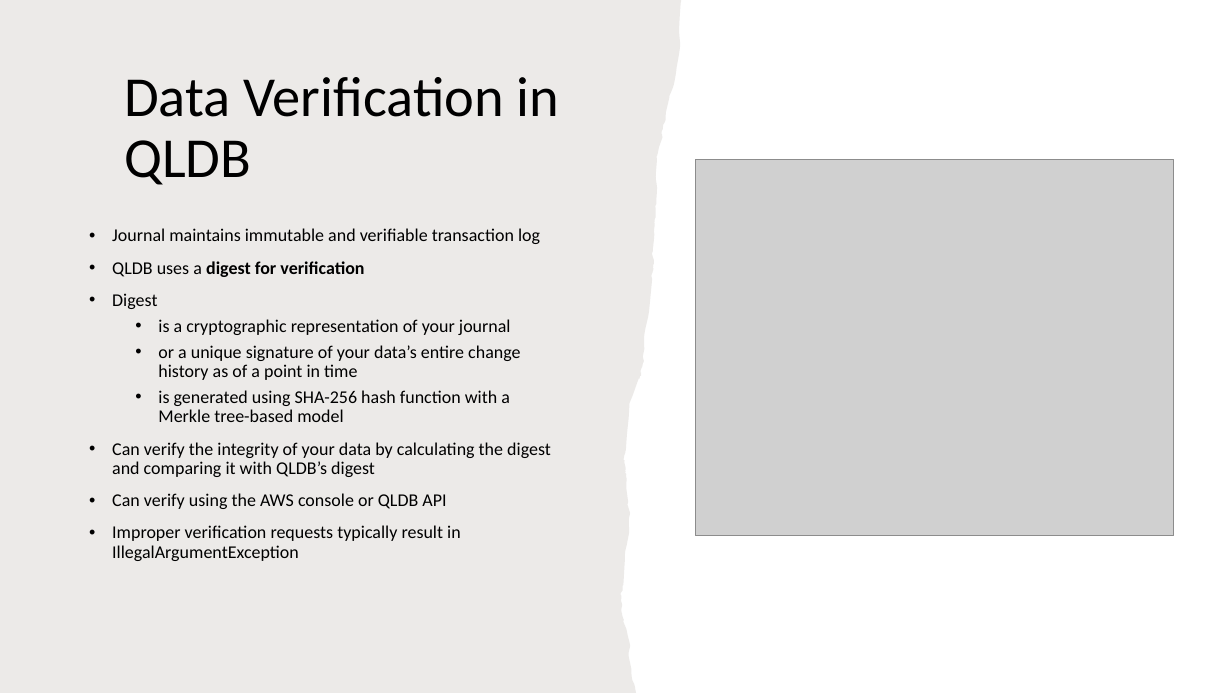
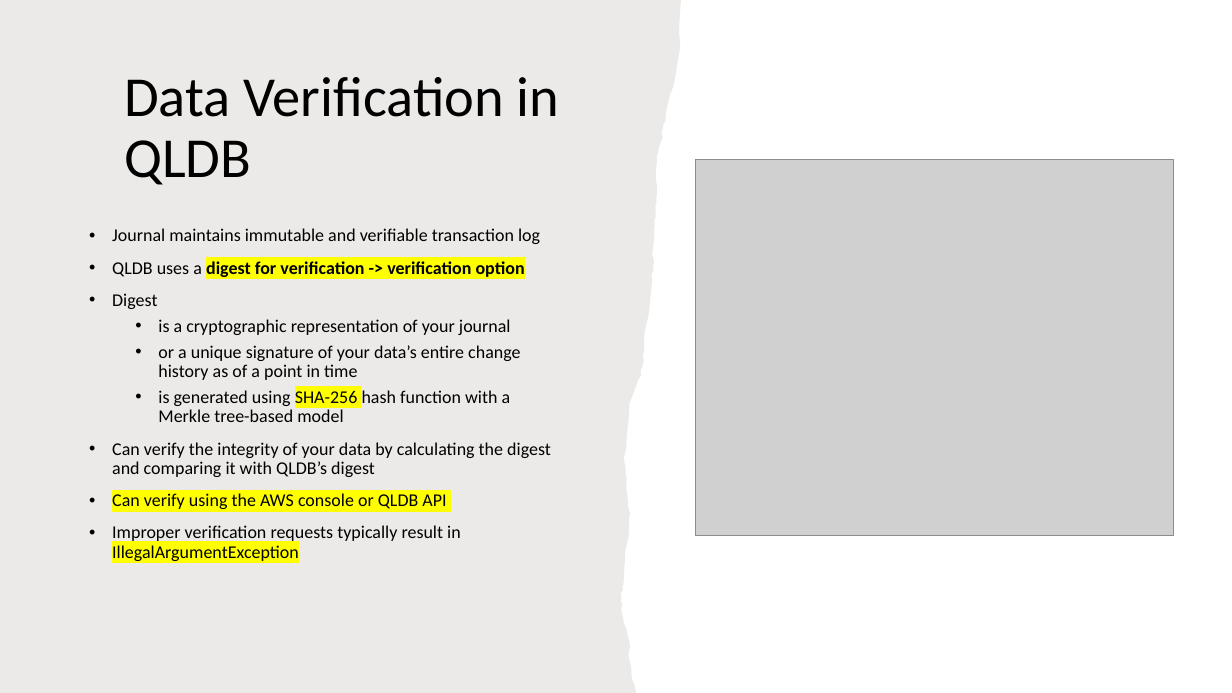
Before and after one commit to IlyaChakun/aws-iba-courses, a slide deck: slide 11 of lecture-materials/Databases/Amazon_QLDB/aws_qldb.pptx. Drawn at 1232x693 pixels with LibreOffice and Linux fonts; fonts in the diff are those of the drawing; grey boxes stand for pictures. Boxes give left, top, right and bottom in pixels: in the first picture for what was removed or moved away, otherwise in the second. Text is boxed around its words. In the diff, an @@ line names an element or a change of style, - is before the commit and + after.

```diff
--- a/lecture-materials/Databases/Amazon_QLDB/aws_qldb.pptx
+++ b/lecture-materials/Databases/Amazon_QLDB/aws_qldb.pptx
@@ text at bbox=[112, 261, 525, 277]: text changed @@
-• QLDB uses a digest for verification
+• QLDB uses a digest for verification -> verification option
@@ text at bbox=[112, 390, 511, 561]: highlight none to #FFFF00 in "SHA-256", "Can verify using the AWS console or ...", "IllegalArgumentException" @@
```
Also in this commit, not shown: 10 other slides changed, 5 other files.
